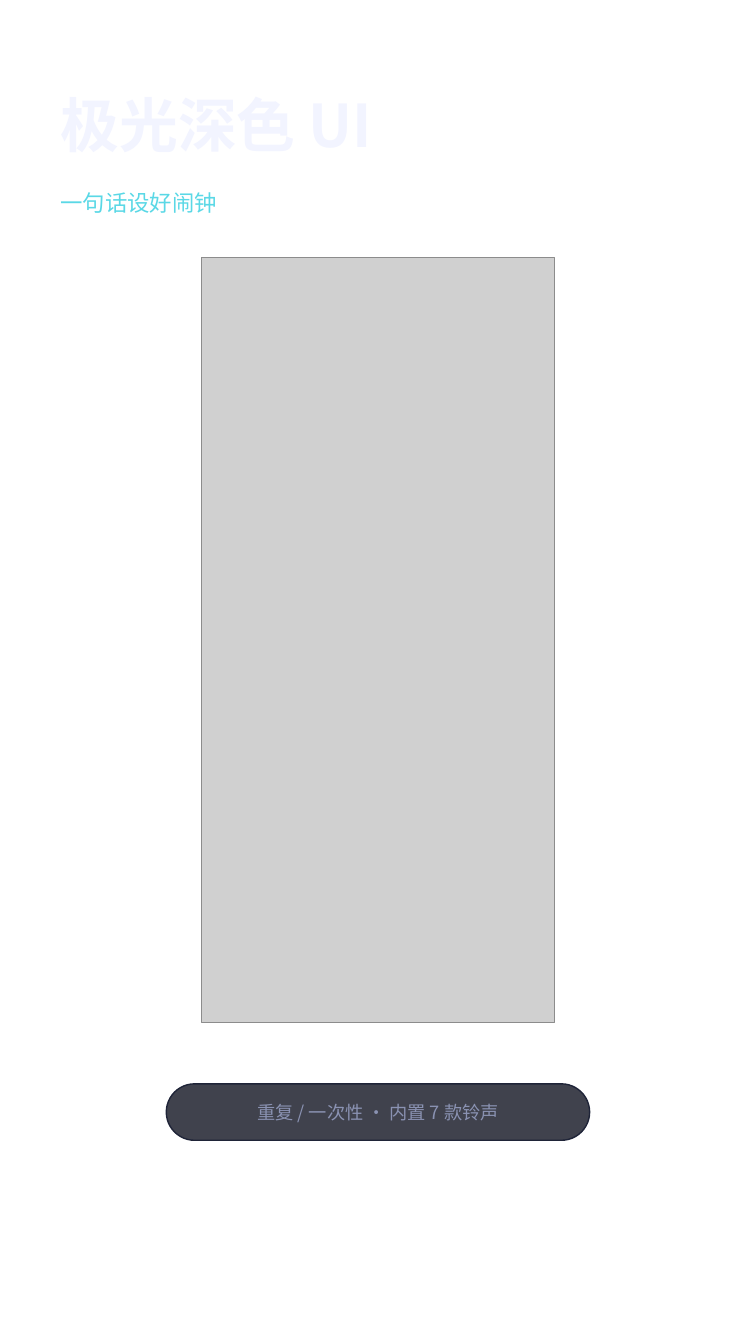
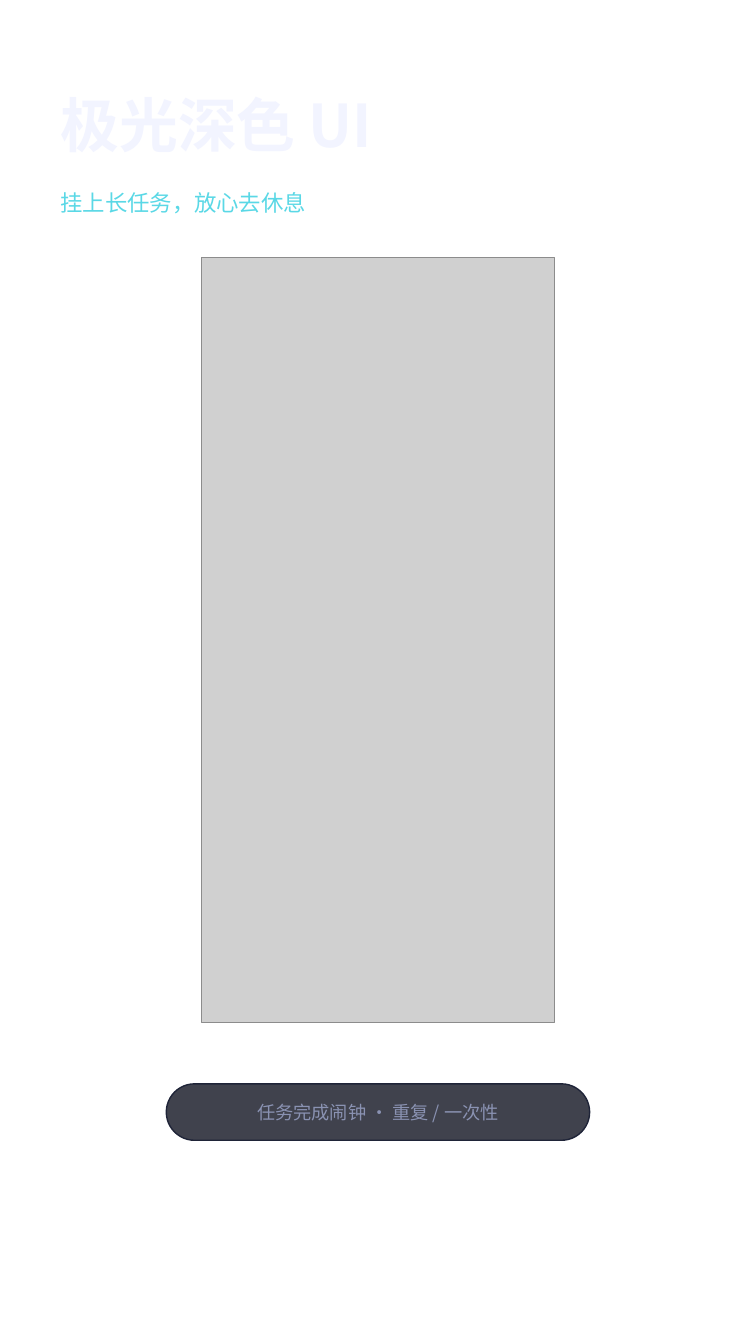
Before and after one commit to soul667/phone-alarm, a slide deck: slide 2 of docs/video/phone_alarm_xhs.pptx. Drawn at 756x1344 pixels with LibreOffice and Linux fonts; fonts in the diff are those of the drawing; grey boxes stand for pictures; background and template pictures are left out. Boxes give left, top, right and bottom in pixels: in the first picture for what was removed or moved away, otherwise in the second. Text is boxed around its words. In the diff, an @@ line names an element or a change of style, - is before the commit and + after.

Commit message:
docs: 应用场景重定位——长任务跑完后 AI 叫醒用户（训练/批处理挂机场景）
- PPT/视频文案与配音全部改为任务完成提醒场景；封面改「任务跑完了 让 AI 叫醒你」
- SKILL.md 触发词加「跑完了叫我/训练完叫醒我」，新增任务完成提醒 agent 配方（phone_ring_now/自定义语音）
- README 快速开始与工具表同步

```diff
--- a/docs/video/phone_alarm_xhs.pptx
+++ b/docs/video/phone_alarm_xhs.pptx
@@ text at [60, 192, 306, 213]: text changed @@
-一句话设好闹钟
+挂上长任务，放心去休息
@@ text at [257, 1104, 499, 1121]: text changed @@
-重复 / 一次性 · 内置 7 款铃声
+任务完成闹钟 · 重复 / 一次性
```
Also in this commit, not shown: 3 other slides changed, 4 other files.
